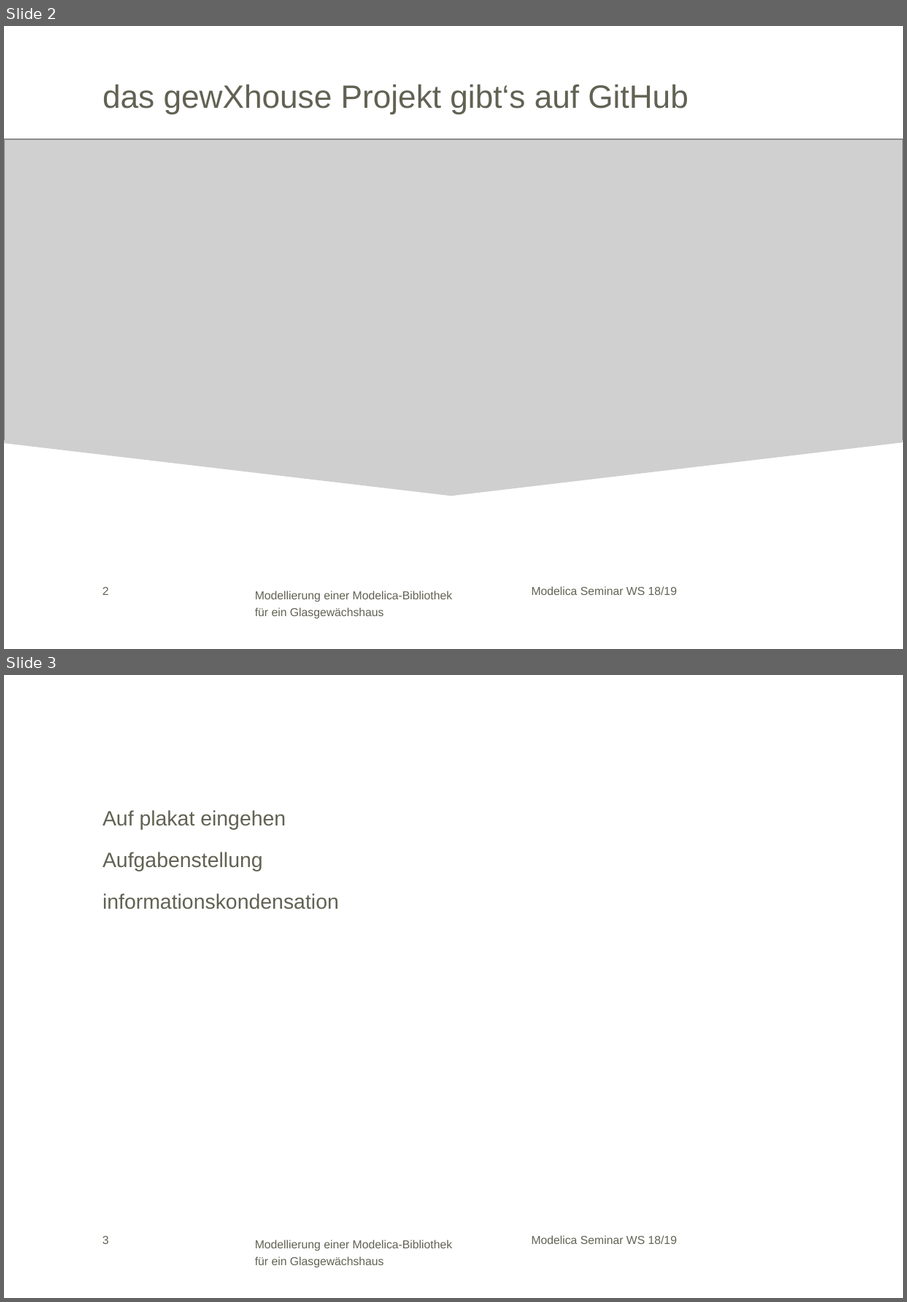
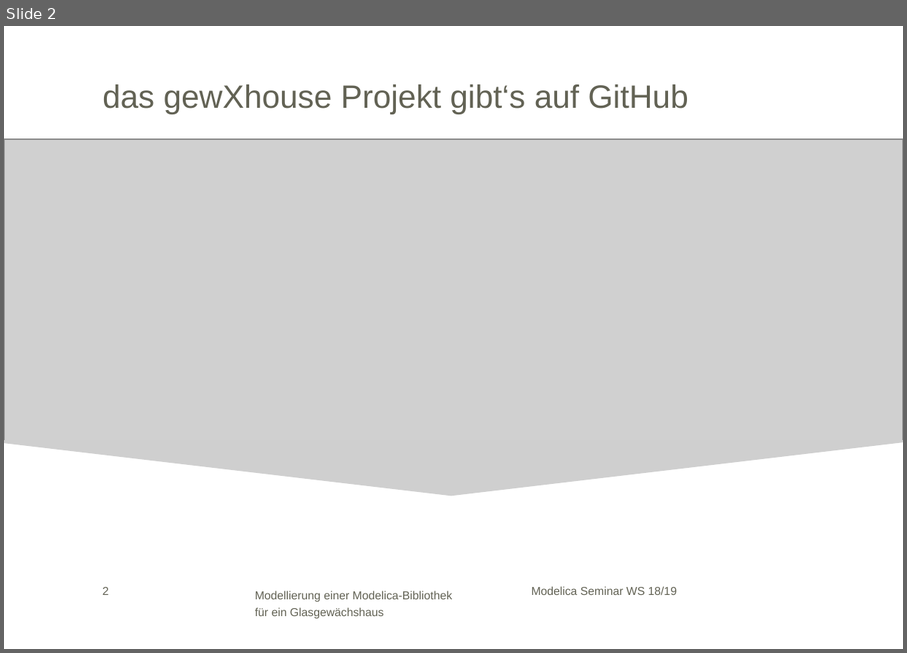
Before and after one commit to HeikoBielik/gewXhouse, a slide deck: Modelica WS 18_19_V3_edited_by_harry.pptx. Shown one above the other, each under a label of ours: slides 2 and 3 before the commit, slide 2 after it. The pictures are 907x1302 and 907x653 pixels, drawn with LibreOffice and Linux fonts; fonts in the diff are those of the drawing; grey boxes stand for pictures; background and template pictures are left out. Boxes give left, top, right and bottom in pixels: in the first picture for what was removed or moved away, otherwise in the second. Text is boxed around its words. In the diff, an @@ line names an element or a change of style, - is before the commit and + after.

```diff
--- a/Modelica WS 18_19_V3_edited_by_harry.pptx
+++ b/Modelica WS 18_19_V3_edited_by_harry.pptx
@@ slide 3 removed at [4,675,903,1298], background #FFFFFF; not listed: 3 template elements that a slide beside it also shows @@
@@ text removed at [103,810,339,909] @@
-Auf plakat eingehen
-Aufgabenstellung
-informationskondensation
```
Also in this commit, not shown: 4 slides changed, 3 slides added, 3 other slides removed.
